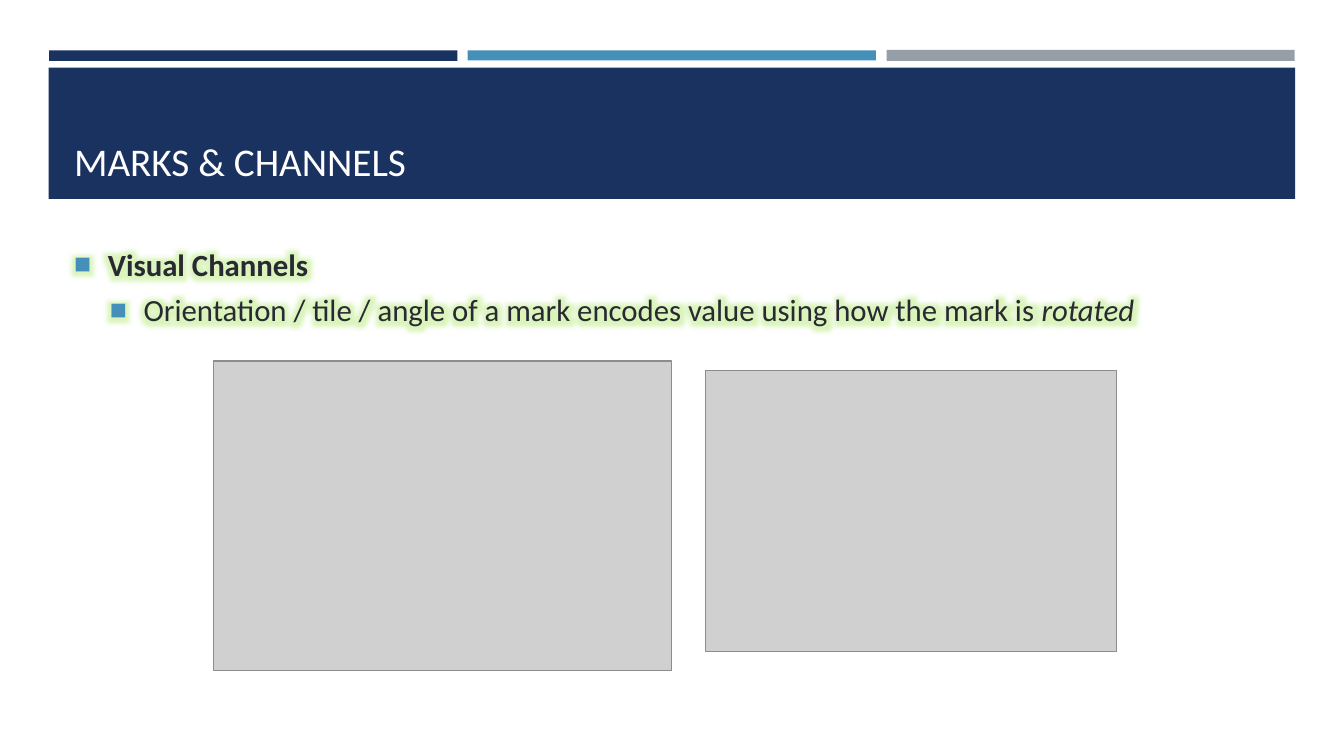
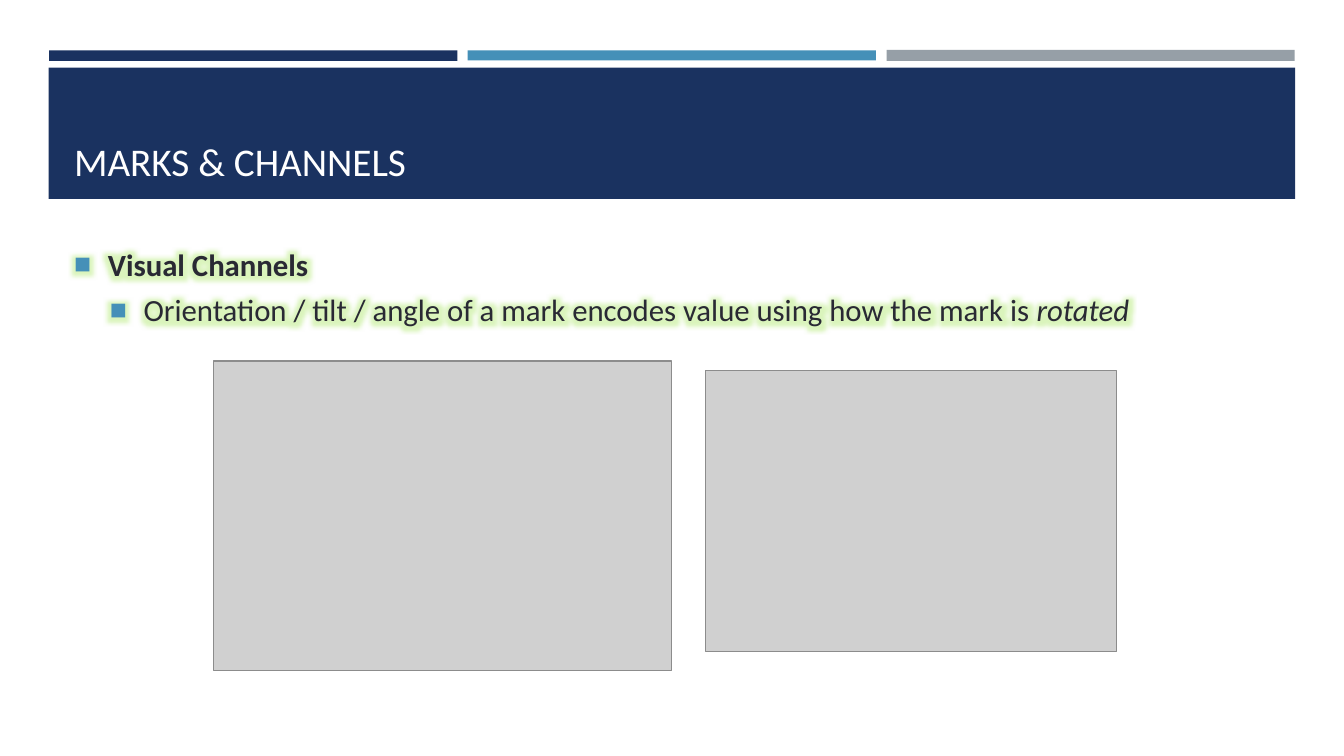
Before and after one commit to amosca01/SDS-CSC235, a slide deck: slide 16 of slides/02-vis-101.pptx. Drawn at 1344x756 pixels with LibreOffice and Linux fonts; fonts in the diff are those of the drawing; grey boxes stand for pictures. Boxes give left, top, right and bottom in pixels: in the first picture for what was removed or moved away, otherwise in the second. Text is boxed around its words. In the diff, an @@ line names an element or a change of style, - is before the commit and + after.

```diff
--- a/slides/02-vis-101.pptx
+++ b/slides/02-vis-101.pptx
@@ text at (144, 295, 1129, 329): text changed @@
-  ■ Orientation / tile / angle of a mark encodes value using how the mark is rotated
+  ■ Orientation / tilt / angle of a mark encodes value using how the mark is rotated
```
Also in this commit, not shown: 4 other files.
